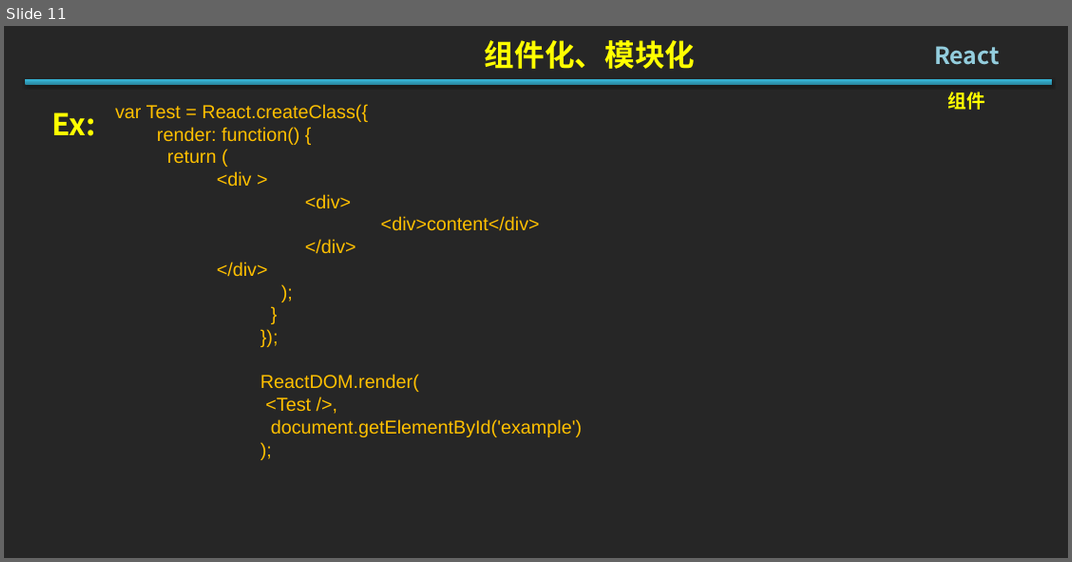
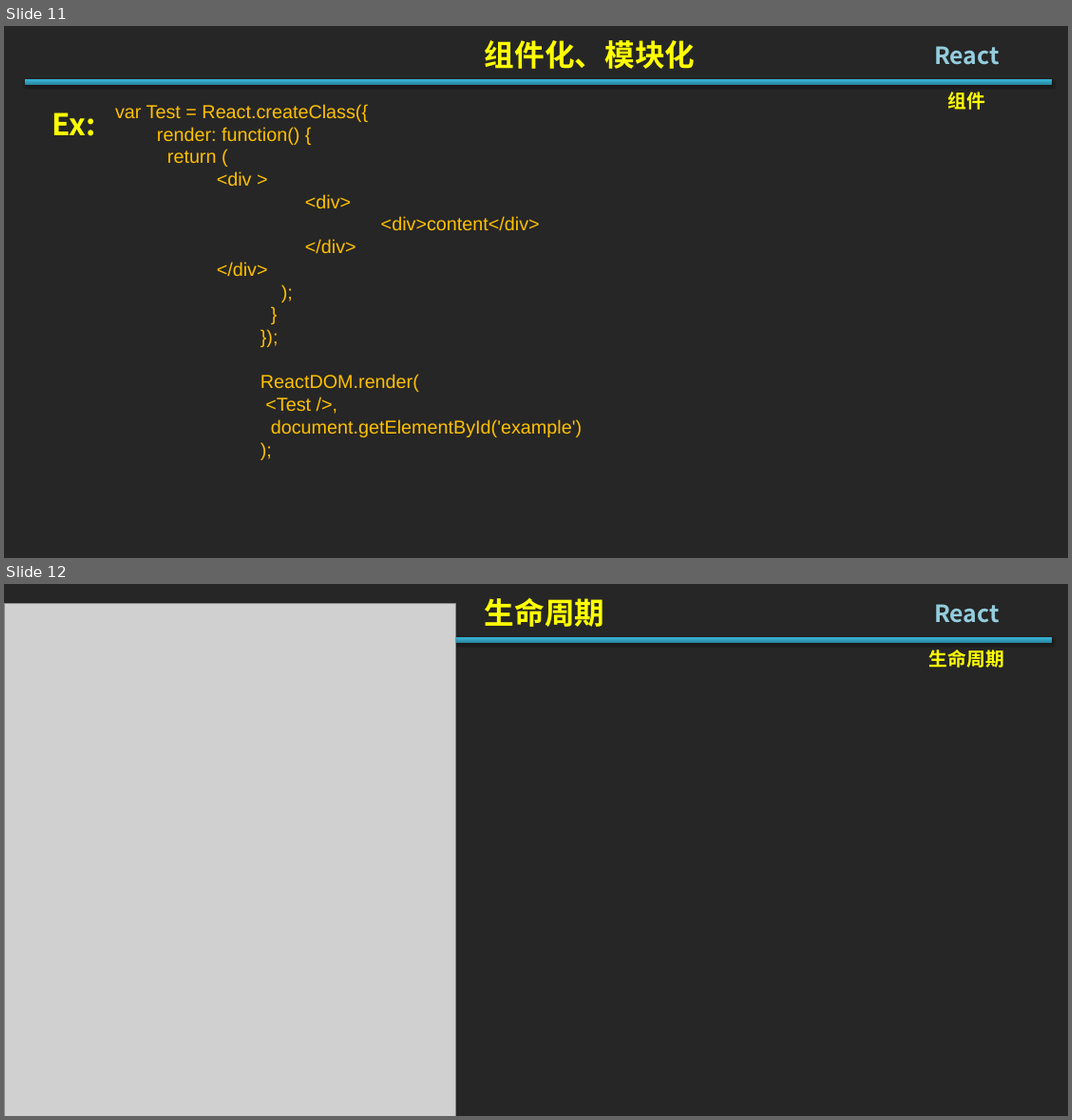
Before and after one commit to Jiepeixuan/Share, a slide deck: React/React.pptx. Shown one above the other, each under a label of ours: slide 11 before the commit, slides 11 and 12 after it. The pictures are 1072x562 and 1072x1120 pixels, drawn with LibreOffice and Linux fonts; fonts in the diff are those of the drawing; grey boxes stand for pictures. Boxes give left, top, right and bottom in pixels: in the first picture for what was removed or moved away, otherwise in the second. Text is boxed around its words. In the diff, an @@ line names an element or a change of style, - is before the commit and + after.

```diff
--- a/React/React.pptx
+++ b/React/React.pptx
@@ slide 12 added at [4, 584, 1068, 1116], background #262626 @@
@@ picture added at [4, 603, 455, 1116] @@
@@ text added at [485, 598, 604, 627], 32 pt, text #FFFF00, bold @@
+生命周期
@@ title added at [934, 604, 1000, 623], 25.2 pt, text #93CDDD, bold @@
+React
@@ rectangle added at [26, 637, 1053, 643], fill gradient #2A88A2 to #37B1D2 to #34B4D6 @@
@@ text added at [929, 650, 1004, 668], 20 pt, text #FFFF00, bold @@
+生命周期
```
Also in this commit, not shown: 1 slide changed, 2 other slides added, 5 slides removed.
